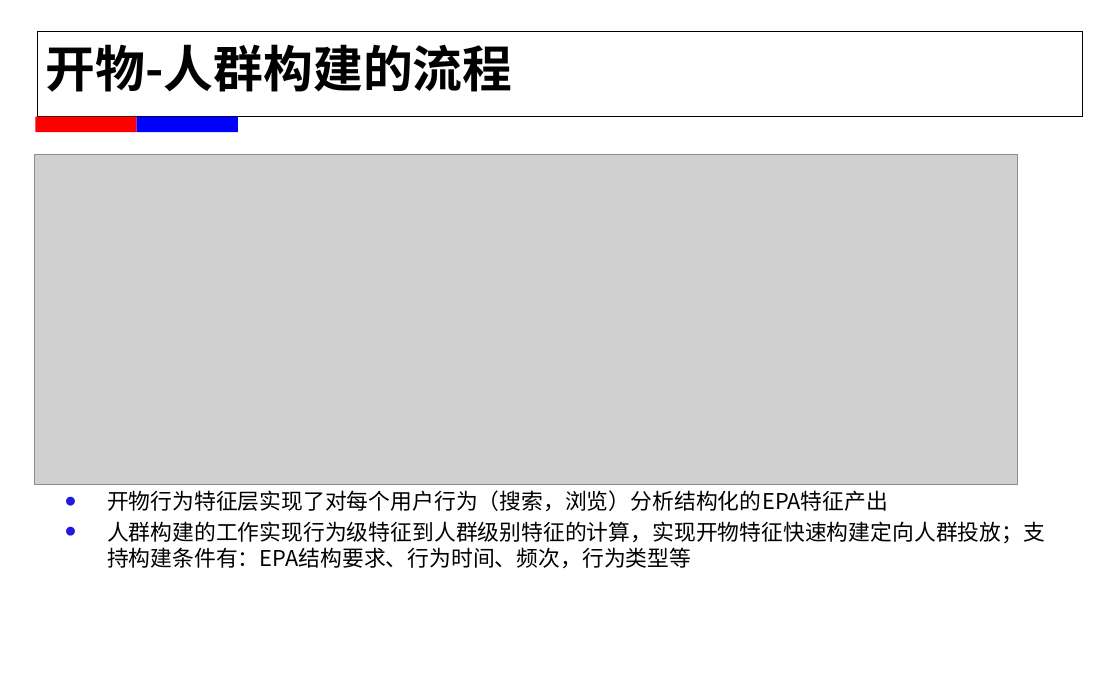
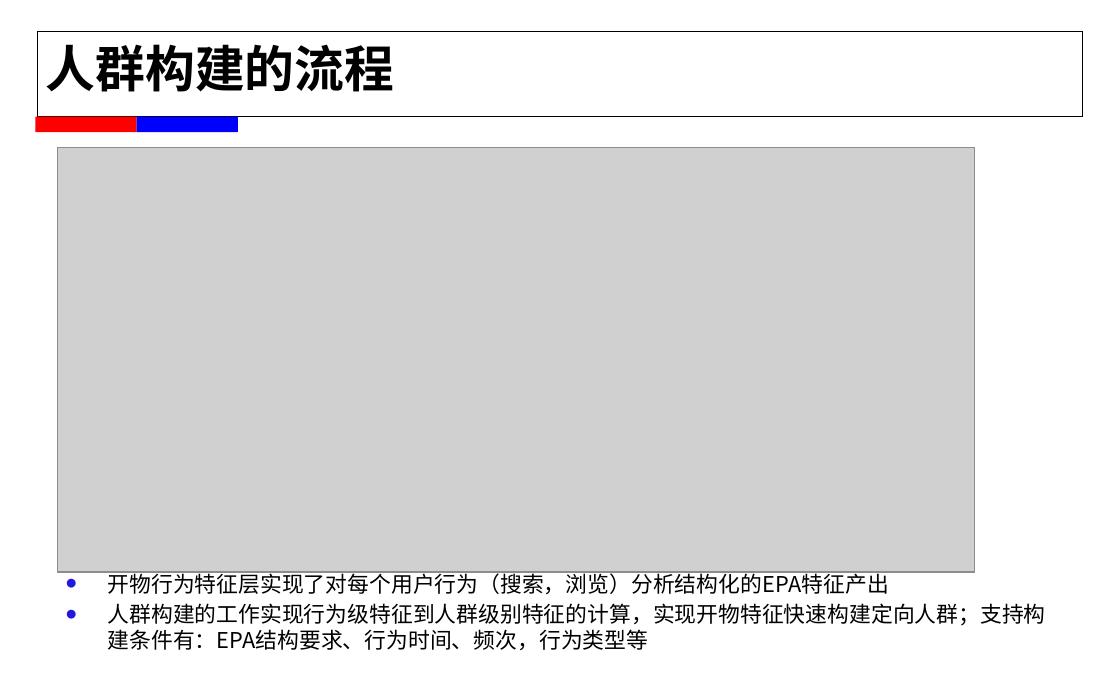
Before and after one commit to alexxyjiang/baidu-tech-report, a slide deck: slide 5 of For T5/蒋学渊_2015年春工作述职.pptx. Drawn at 1120x700 pixels with LibreOffice and Linux fonts; fonts in the diff are those of the drawing; grey boxes stand for pictures; background and template pictures are left out. Boxes give left, top, right and bottom in pixels: in the first picture for what was removed or moved away, otherwise in the second. Text is boxed around its words. In the diff, an @@ line names an element or a change of style, - is before the commit and + after.

```diff
--- a/For T5/蒋学渊_2015年春工作述职.pptx
+++ b/For T5/蒋学渊_2015年春工作述职.pptx
@@ text at (46, 44, 395, 92): text changed @@
-开物-人群构建的流程
+人群构建的流程
@@ picture: place and size @@
-picture at (35, 155, 1017, 484)
+picture at (57, 147, 974, 571)
@@ text "开物行为特征层实现了对每个用户行为（搜索，浏览）分析结构化的EPA特征产出": place and size @@
-text "开物行为特征层实现了对每个用户行为（搜索，浏览）分析结构化的EPA特征产出" at (107, 490, 1045, 568)
+text "开物行为特征层实现了对每个用户行为（搜索，浏览）分析结构化的EPA特征产出" at (108, 570, 1046, 650)
@@ text at (108, 603, 1046, 650): text changed @@
-• 人群构建的工作实现行为级特征到人群级别特征的计算，实现开物特征快速构建定向人群投放；支持构建条件有：EPA结构要求、行为时间、频次，行为类型等
+• 人群构建的工作实现行为级特征到人群级别特征的计算，实现开物特征快速构建定向人群；支持构建条件有：EPA结构要求、行为时间、频次，行为类型等
```
Also in this commit, not shown: 7 other slides changed, 2 slides added, 3 slides removed, 2 other files.
